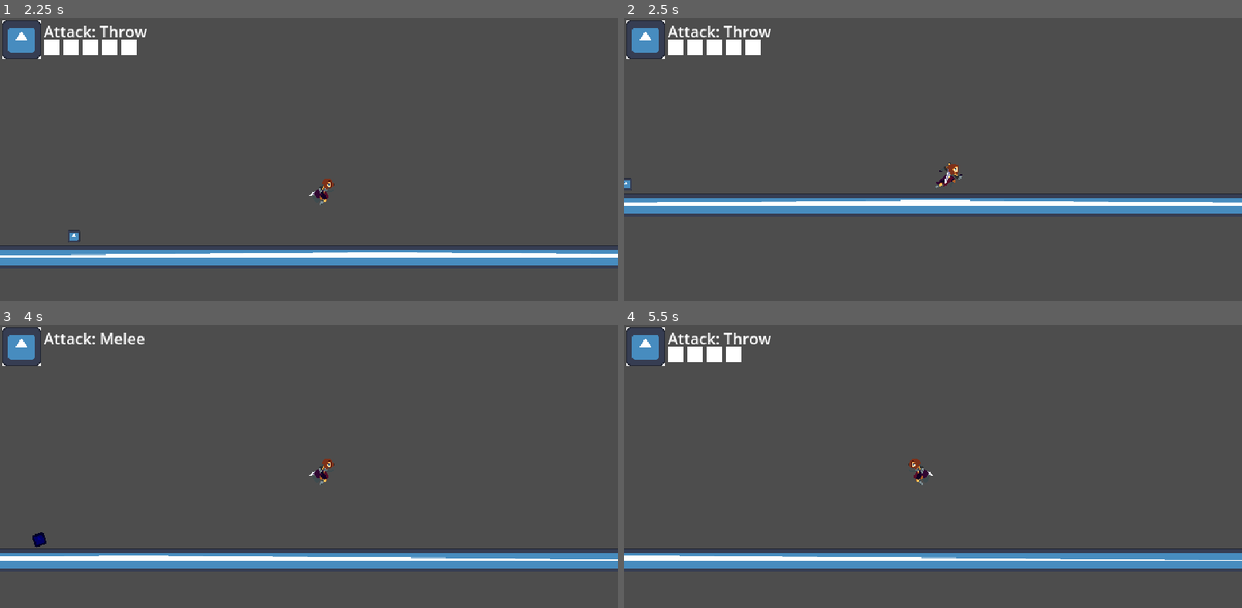
Above: before the commit, frames 1-4 (two rows, left to right).
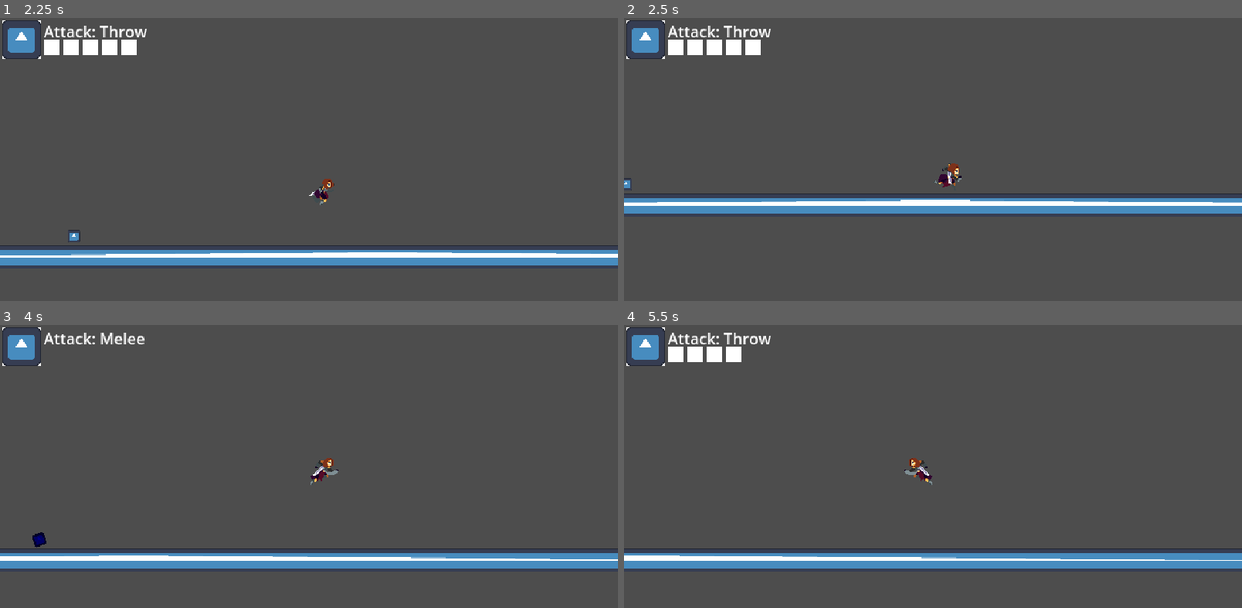
Above: after the commit, the same moments.

Repository: exglegaming/GameJamFighter
Game: Godot game, scene res://scenes/ui/main_menu.tscn
Same seed, same stepped clock (60 frames per second), same inputs: the game is played once before the commit and once after it. The engine's default icon, where the game draws it, is replaced by a stand-in: a white triangle on a blue panel in a dark square.
Inputs (mouse positions are in pixels of both pictures, inside the frame that each line leads up to):
- Up to frame 1 (2.25 s): click "Play" at 0.5 s; move the mouse to (444, 173) at 1.27 s; hold D (move_right) from 1.28 s (still down); click (444, 173) at 1.35 s; tap Space (jump) at 1.52 s; move the mouse to (185, 210) at 2.02 s; tap Q (switch_attack) at 2.1 s
- Up to frame 2 (2.5 s): keep holding D (move_right); tap Space (jump) at 2.27 s
- Up to frame 3 (4 s): move the mouse to (370, 421) at 2.77 s; release D (move_right) at 2.78 s; hold A (move_left) 2.78-3.53 s; click (370, 421) at 2.85 s; move the mouse to (278, 568) at 3.52 s; hold D (move_right) from 3.53 s (still down); tap Q (switch_attack) at 3.6 s; tap Space (jump) at 3.77 s
- Up to frame 4 (5.5 s): move the mouse to (1118, 551) at 4.27 s; click (1118, 551) at 4.35 s; tap Space (jump) at 4.52, 5.27 s; move the mouse to (747, 446) at 5.02 s; release D (move_right) at 5.03 s; hold A (move_left) from 5.03 s (still down); tap Q (switch_attack) at 5.1 s

Frame 1 is identical in both runs. In frame 2, 0.1% of the frame differs, in the area x 50-55%, y 51-61%; in frame 3, 0.2%; in frame 4, 0.2%, in the area x 45-50%, y 46-57%.

Commit message:
fixed an issue with player being blurry on movement

Diff:
--- a/scenes/game_object/player/player.tscn
+++ b/scenes/game_object/player/player.tscn
@@ -182,7 +182,7 @@
 }],
 "loop": false,
 "name": &"walk",
-"speed": 11.0
+"speed": 12.0
 }]
 
 [sub_resource type="CircleShape2D" id="CircleShape2D_8afob"]
@@ -226,7 +226,7 @@
 [node name="AnimatedSprite2D" type="AnimatedSprite2D" parent="Visuals"]
 unique_name_in_owner = true
 sprite_frames = SubResource("SpriteFrames_28lpv")
-animation = &"idle"
+animation = &"walk"
 autoplay = "idle"
 offset = Vector2(6, -1)
 
--- a/scripts/game_object/game_camera/game_camera.gd
+++ b/scripts/game_object/game_camera/game_camera.gd
@@ -1,13 +1,16 @@
 extends Camera2D
 
 var target_position: Vector2 = Vector2.ZERO
+
 @onready var ui = get_node("Control")
-func _physics_process(delta: float) -> void:
+
+
+func _process(delta: float) -> void:
 	acquire_target()
 	global_position = global_position.lerp(target_position, 1.0 - exp(-delta * 20))
 
 func acquire_target() -> void:
-	var player_nodes: Array[Node] = get_tree().get_nodes_in_group("player")
+	var player_nodes := get_tree().get_nodes_in_group("player")
 	if player_nodes.size() > 0:
 		var player: Node2D = player_nodes[0]
 		target_position = player.global_position
